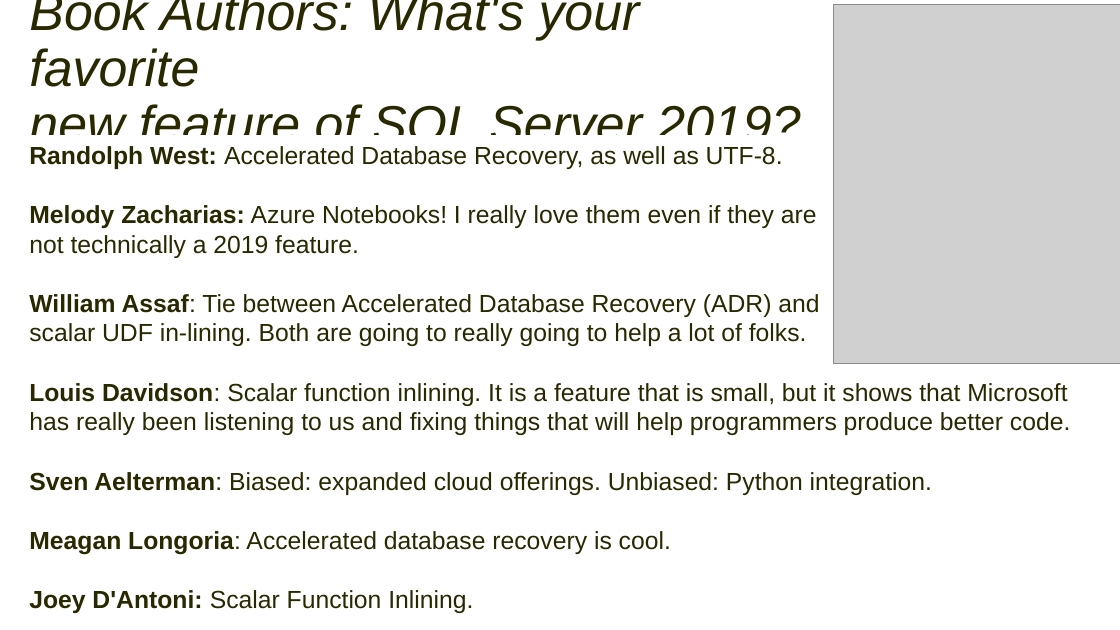
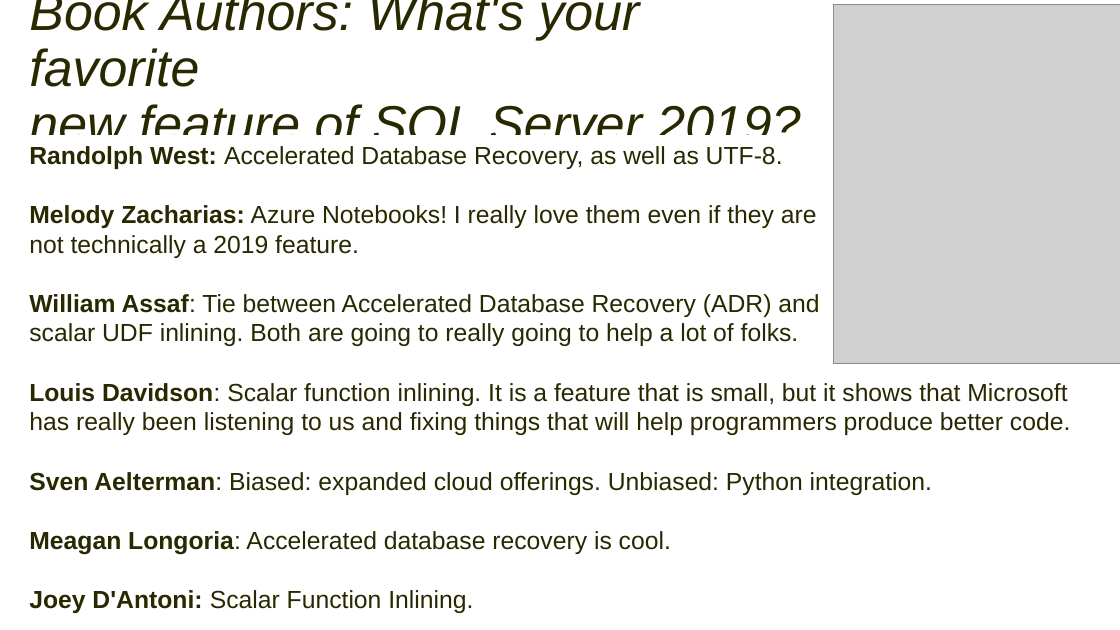
Before and after one commit to williamadba/Public-Presentations, a slide deck: slide 2 of Santa Fe SQL User Group/What's New in SQL 2019.pptx. Drawn at 1120x630 pixels with LibreOffice and Linux fonts; fonts in the diff are those of the drawing; grey boxes stand for pictures; background and template pictures are left out. Boxes give left, top, right and bottom in pixels: in the first picture for what was removed or moved away, otherwise in the second. Text is boxed around its words. In the diff, an @@ line names an element or a change of style, - is before the commit and + after.

```diff
--- a/Santa Fe SQL User Group/What's New in SQL 2019.pptx
+++ b/Santa Fe SQL User Group/What's New in SQL 2019.pptx
@@ text at <box>29,294,819,346</box>: text changed @@
-William Assaf: Tie between Accelerated Database Recovery (ADR) and
-scalar UDF in-lining. Both are going to really going to help a lot of folks.
+William Assaf: Tie between Accelerated Database Recovery (ADR) and
+scalar UDF inlining. Both are going to really going to help a lot of folks.
```
Also in this commit, not shown: 3 other slides changed, 1 slide added.
